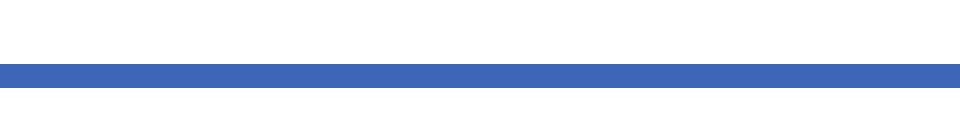
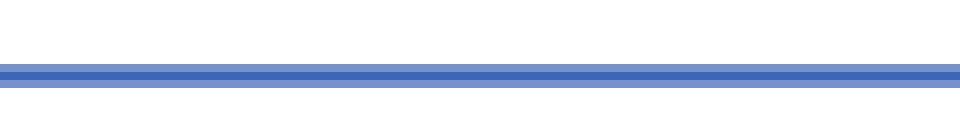
The second 960 × 128 image is a revision of the first. Changes to its layers:
added layer "Background copy" above "Background" over left=0, top=64, right=960, bottom=88
